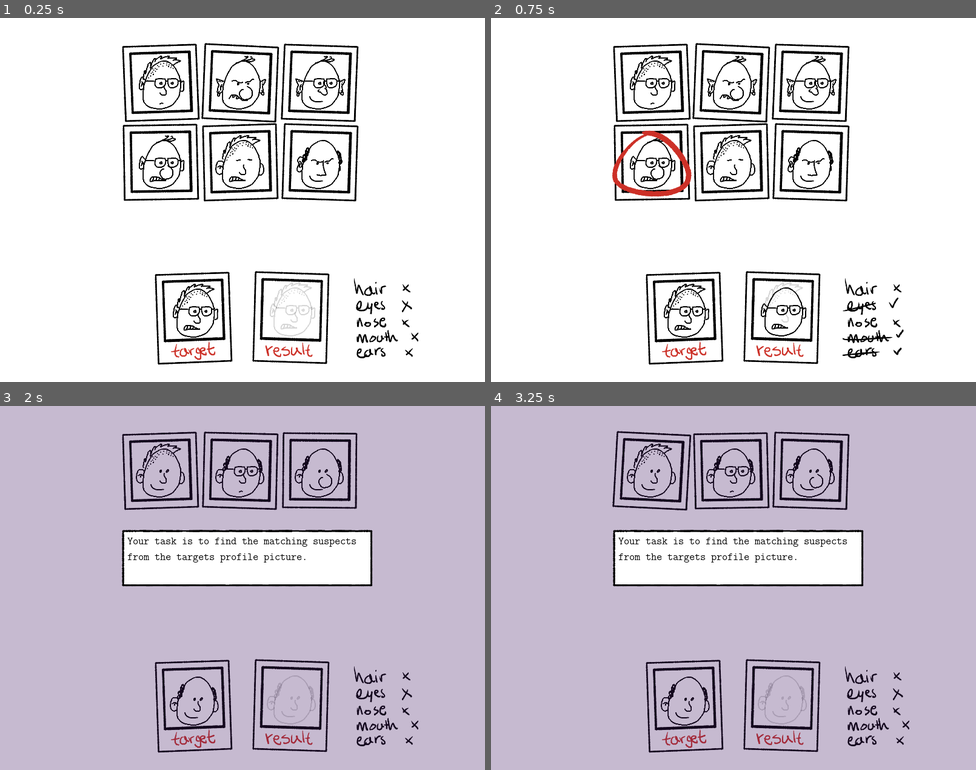
Above: before the commit, frames 1-4 (two rows, left to right).
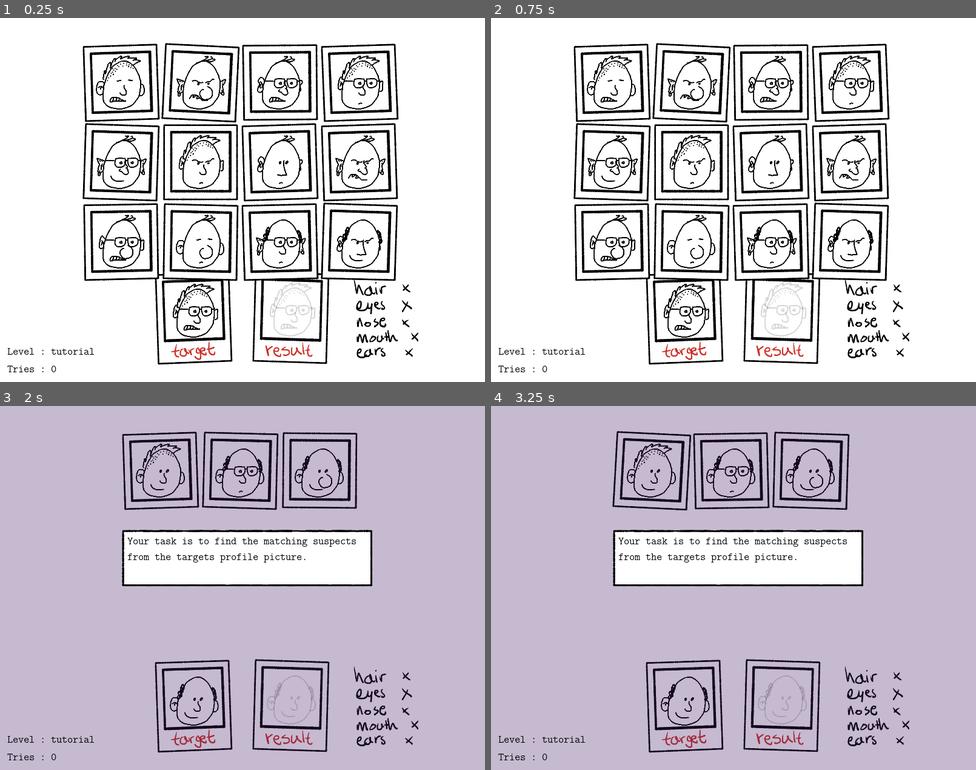
Above: after the commit, the same moments.

Repository: skarnl/godot--gmtk2021
Game: Godot game, scene res://game/game.tscn
Two runs of this game, one before a commit and one after it. Both use one fixed random seed, a clock stepped at 60 frames per second and the inputs below. This scene is started directly instead of the project's main scene.
Inputs (mouse positions are in pixels of both pictures, inside the frame that each line leads up to):
- Up to frame 1 (0.25 s): no input
- Up to frame 2 (0.75 s): tap Enter at 0.5 s; move the mouse to (651, 159) at 0.52 s; click (651, 159) at 0.67 s
- Up to frame 3 (2 s): tap R (restart) at 1.25 s; move the mouse to (160, 471) at 1.27 s; click (160, 471) at 1.42 s
- Up to frame 4 (3.25 s): tap R (restart) at 2, 2.75 s; click (651, 471) at 2.17 s; move the mouse to (728, 471) at 2.77 s; click (728, 471) at 2.92 s

The runs differ from the first frame. In frame 1, 15% of the frame differs, in the area x 1-83%, y 6-98%; in frame 2, 16%, in the area x 1-87%, y 6-98%; in frame 3, 0.1%; in frame 4, 0.1%.

Commit message:
Calculate difficulty and market-size based on level

Diff:
--- a/entities/market/forced_market.gd
+++ b/entities/market/forced_market.gd
@@ -1,10 +1,4 @@
 extends "res://entities/market/market.gd"
-
-export(Array) var market_persons = []
-
-func _ready() -> void:
-	market_size = market_persons.size()
-
 
 func set_market_configuration(configurations: Array) -> void:
 	_clear_market()
@@ -16,3 +10,7 @@
 
 	_position_in_grid(get_children())
 	_add_listeners()
+
+
+func _calculate_market_size() -> int:
+	return get_child_count()
--- a/entities/market/market.gd
+++ b/entities/market/market.gd
@@ -14,12 +14,13 @@
 const MarketPersonScene = preload('res://entities/market/market_person.tscn')
 
 
-export (DIFFICULTY) var difficulty = DIFFICULTY.EASY
-export (int) var market_size = 6
-
-
-var cols = 3
+var difficulty
+
 var cell_size = 280
+
+
+func _ready() -> void:
+	difficulty = _calculate_difficulty()
 
 
 func set_target_configuration(target_config: Configuration) -> void:
@@ -128,7 +129,7 @@
 
 
 func _fill_market() -> void:
-	var extras_needed = market_size - difficulty
+	var extras_needed = _calculate_market_size() - difficulty
 
 	for i in extras_needed:
 		var p = MarketPersonScene.instance()
@@ -144,6 +145,16 @@
 
 func _position_in_grid(children: Array) -> void:
 	var index = 0
+	var cols
+	var market_size = _calculate_market_size()
+
+	if market_size <= 5:
+		cols = market_size
+	elif market_size < 10:
+		cols = 3
+	else:
+		cols = 4
+
 	var offset = cols * cell_size / 2
 
 	for c in children:
@@ -167,3 +178,26 @@
 			selected_configurations.append(c.get_configuration())
 
 	emit_signal('selection_updated', selected_configurations)
+
+
+func _calculate_market_size() -> int:
+	match Level.level:
+		1, 2:
+			return 4
+		3, 4:
+			return 5
+		5,6:
+			return 6
+		7,8:
+			return 9
+		_:
+			return 12
+
+func _calculate_difficulty() -> int:
+	if Level.level < 4:
+		return DIFFICULTY.EASY
+
+	if Level.level < 7:
+		return DIFFICULTY.MEDIUM
+
+	return DIFFICULTY.HARD
--- a/game/game.gd
+++ b/game/game.gd
@@ -110,7 +110,5 @@
 
 
 func _on_NextLevelButton_pressed() -> void:
-	# increase level-counter
-	# so we can increase difficulty / market-size etc
-
+	Level.increase()
 	Game._restart()
--- a/game/tutorial/tutorial.gd
+++ b/game/tutorial/tutorial.gd
@@ -68,4 +68,5 @@
 
 
 func _on_NextLevelButton_pressed() -> void:
+	Level.increase()
 	Game.goto_next_level()
--- /dev/null
+++ b/global/level.gd
@@ -0,0 +1,11 @@
+extends Node
+
+var level := 0
+
+
+func increase() -> void:
+	level += 1
+
+
+func reset() -> void:
+	level = 1
--- /dev/null
+++ b/gui/hud.gd
@@ -0,0 +1,12 @@
+extends CanvasLayer
+
+
+func _ready() -> void:
+	if Level.level == 0:
+		$HUD/LevelLabel.text = "Level : tutorial"
+	else:
+		$HUD/LevelLabel.text = "Level : %d" % Level.level
+
+
+func update_tries(tries: int) -> void:
+	$HUD/TriesLabel.text = "Tries : %d" % tries
--- a/gui/hud.tscn
+++ b/gui/hud.tscn
@@ -1,6 +1,10 @@
-[gd_scene format=2]
+[gd_scene load_steps=3 format=2]
+
+[ext_resource path="res://assets/fonts/main_font.tres" type="DynamicFont" id=1]
+[ext_resource path="res://gui/hud.gd" type="Script" id=2]
 
 [node name="HUD" type="CanvasLayer"]
+script = ExtResource( 2 )
 
 [node name="HUD" type="Control" parent="."]
 anchor_right = 1.0
@@ -10,13 +14,30 @@
 "_edit_use_anchors_": false
 }
 
-[node name="Label" type="Label" parent="HUD"]
-visible = false
-margin_left = 12.0
-margin_top = 9.0
-margin_right = 68.0
-margin_bottom = 23.0
-text = "textlabel"
+[node name="LevelLabel" type="Label" parent="HUD"]
+anchor_top = 1.0
+anchor_bottom = 1.0
+margin_left = 23.1633
+margin_top = -135.963
+margin_right = 380.163
+margin_bottom = -81.9626
+custom_fonts/font = ExtResource( 1 )
+custom_colors/font_color = Color( 0, 0, 0, 1 )
+text = "Level : tutorial"
 __meta__ = {
 "_edit_use_anchors_": false
 }
+
+[node name="TriesLabel" type="Label" parent="HUD"]
+anchor_top = 1.0
+anchor_bottom = 1.0
+margin_left = 23.1633
+margin_top = -75.3816
+margin_right = 380.163
+margin_bottom = -21.3816
+custom_fonts/font = ExtResource( 1 )
+custom_colors/font_color = Color( 0, 0, 0, 1 )
+text = "Tries : 0"
+__meta__ = {
+"_edit_use_anchors_": false
+}
--- a/project.godot
+++ b/project.godot
@@ -36,6 +36,7 @@
 Game="*res://global/game_manager.gd"
 Helpers="*res://utils/helpers.gd"
 BackgroundMusic="*res://global/background_music.tscn"
+Level="*res://global/level.gd"
 
 [display]
 
